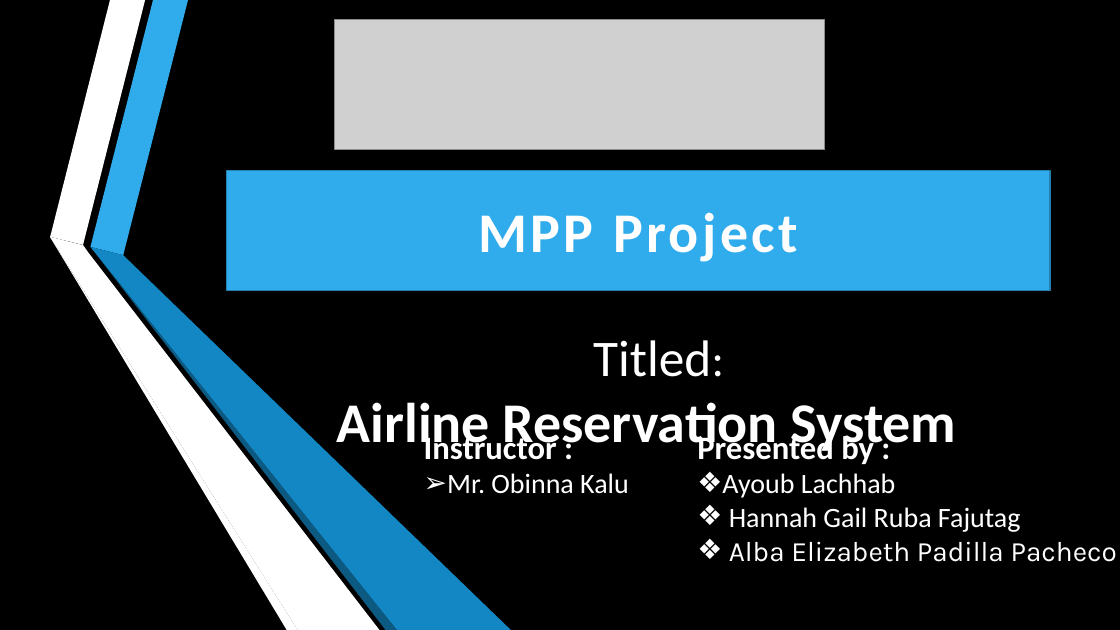
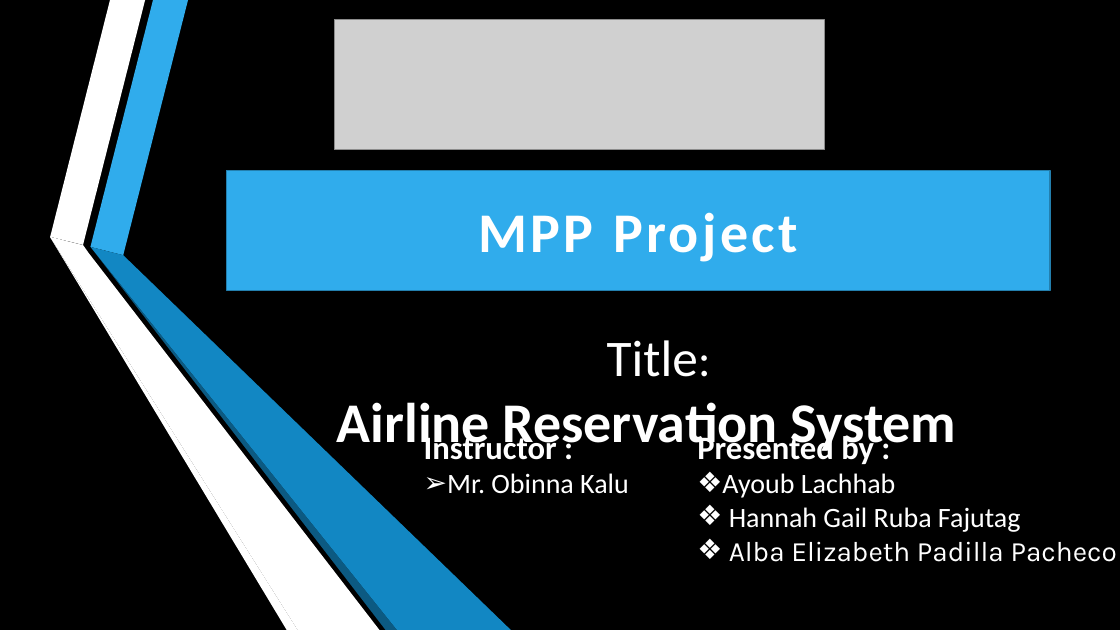
Before and after one commit to LACHHABAYOUB/MPPPROJECTAIRLINE, a slide deck: slide 1 of src/Additional/Presentation/PresentationAirlineReservationSystem.pptx. Drawn at 1120x630 pixels with LibreOffice and Linux fonts; fonts in the diff are those of the drawing; grey boxes stand for pictures. Boxes give left, top, right and bottom in pixels: in the first picture for what was removed or moved away, otherwise in the second. Text is boxed around its words. In the diff, an @@ line names an element or a change of style, - is before the commit and + after.

Commit message:
add  use case and update presentation

```diff
--- a/src/Additional/Presentation/PresentationAirlineReservationSystem.pptx
+++ b/src/Additional/Presentation/PresentationAirlineReservationSystem.pptx
@@ title at (337, 340, 957, 455): text changed @@
-Titled:
-Airline Reservation System
+Title:
+Airline Reservation System
```
Also in this commit, not shown: 1 other file.
